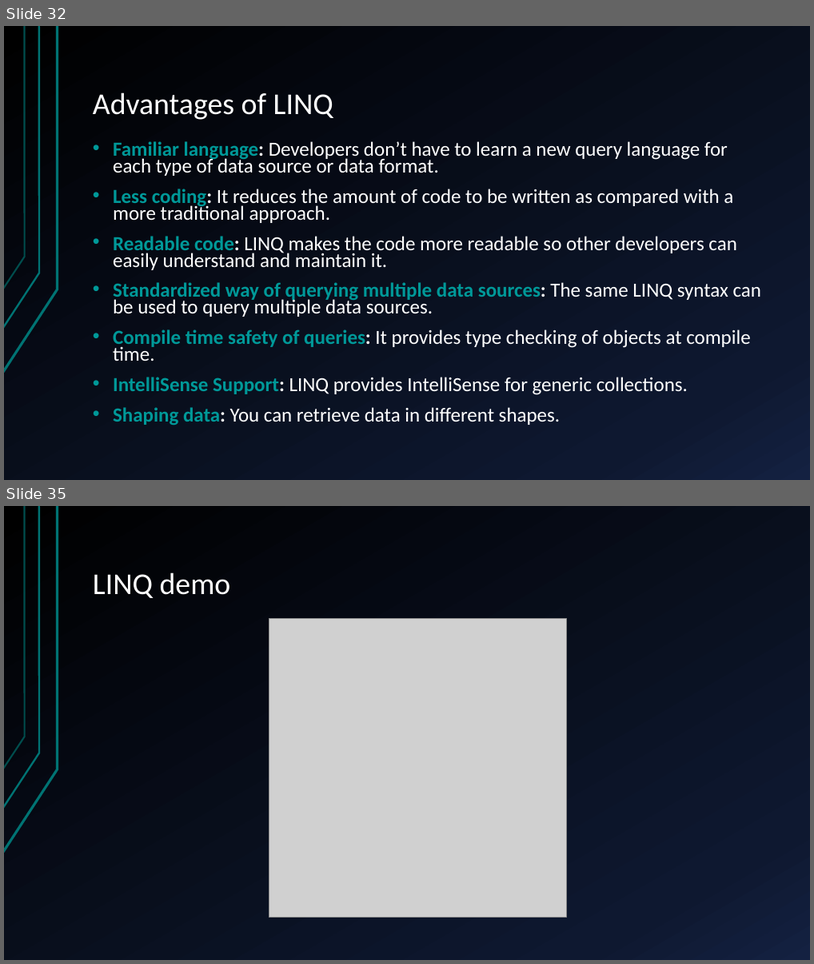
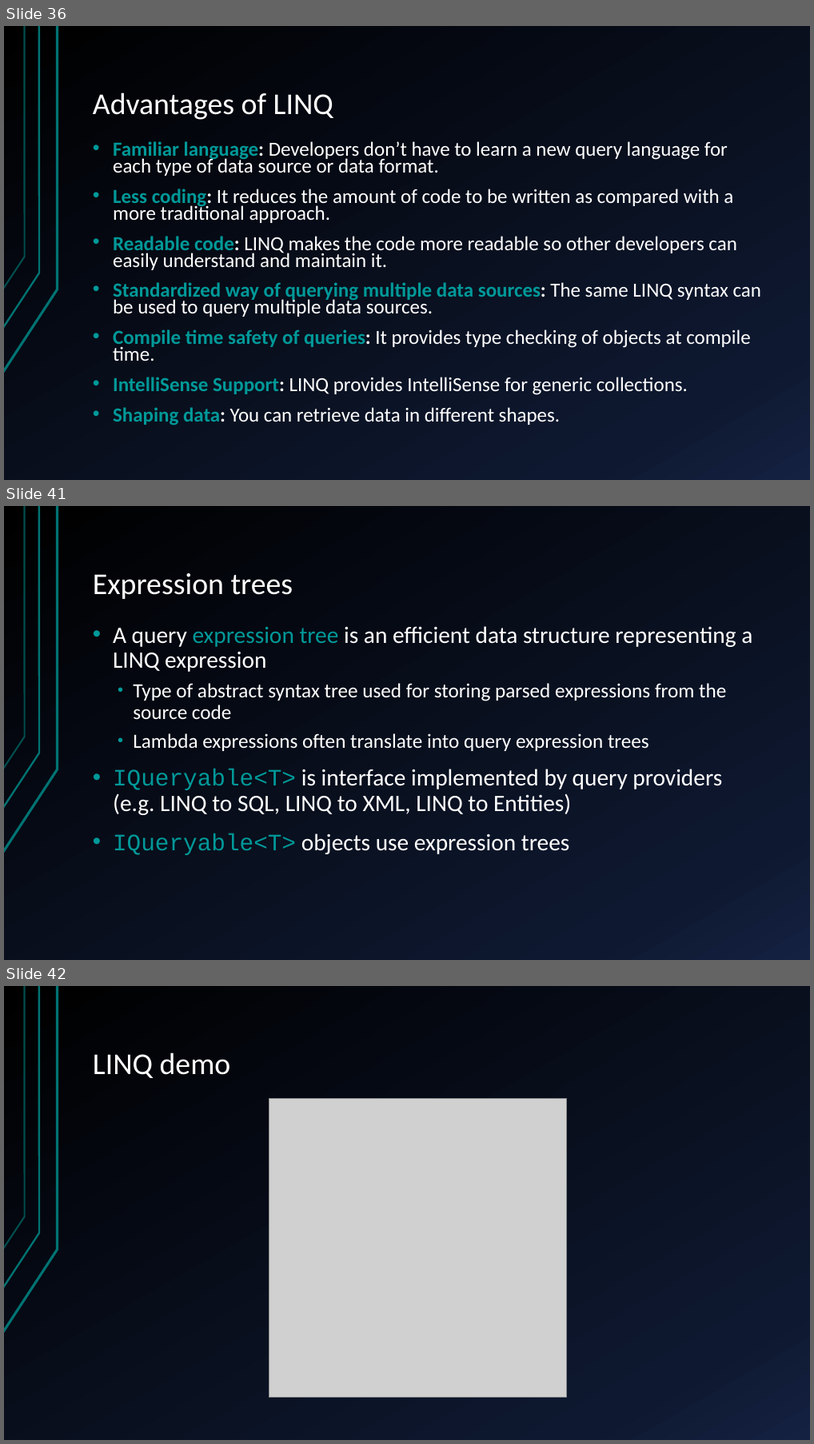
Before and after one commit to didox2/NbuProgrammingInDotNet, a slide deck: Presentations/5. Advanced C#/AdvancedTopics.pptx. Shown one above the other, each under a label of ours: slides 32 and 35 before the commit, slides 36, 41 and 42 after it; the slides between them are not shown. The pictures are 814x964 and 814x1444 pixels, drawn with LibreOffice and Linux fonts; fonts in the diff are those of the drawing; grey boxes stand for pictures. Boxes give left, top, right and bottom in pixels: in the first picture for what was removed or moved away, otherwise in the second. Text is boxed around its words. In the diff, an @@ line names an element or a change of style, - is before the commit and + after.

```diff
--- a/Presentations/5. Advanced C#/AdvancedTopics.pptx
+++ b/Presentations/5. Advanced C#/AdvancedTopics.pptx
@@ slide 41 added at [4,506,810,960], background gradient #000000 to #0F1931 to #142242; not listed: 3 template elements that a slide beside it also shows @@
@@ title added at [93,573,294,599], 36 pt, text #FFFFFF @@
+Expression trees
@@ text added at [113,626,753,855], 28 pt, text #FFFFFF @@
+• A query expression tree is an efficient data structure representing a LINQ expression
+  • Type of abstract syntax tree used for storing parsed expressions from the source code
+  • Lambda expressions often translate into query expression trees
+• IQueryable<T> is interface implemented by query providers (e.g. LINQ to SQL, LINQ to XML, LINQ to Entities)
+• IQueryable<T> objects use expression trees
@@ what was slide 32 is now slide 36 @@
@@ what was slide 35 is now slide 42 @@
```
Also in this commit, not shown: 1 slide changed, 6 other slides added, 1 other file.
